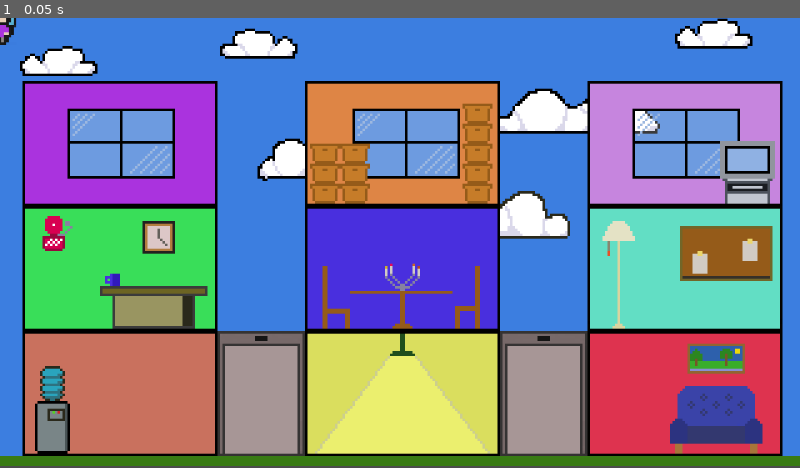
Above: before the commit, frame 1.
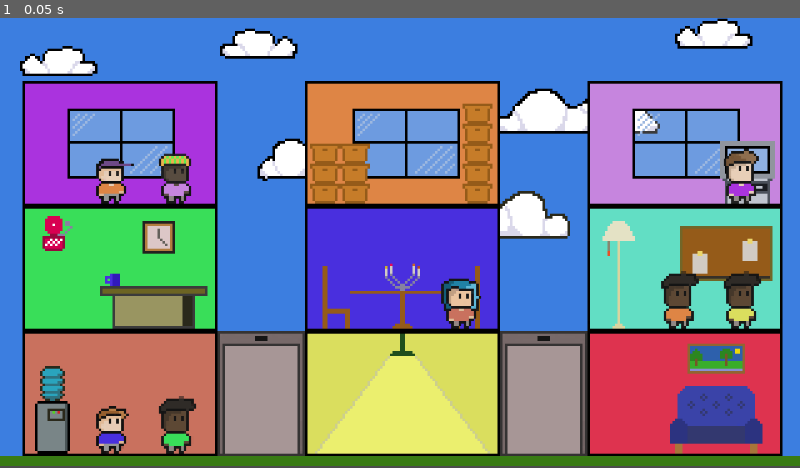
Above: after the commit, the same moment.

Repository: gunarp/gjds-game-jam2
Game: Godot game, scene res://scenes/main.tscn
Same seed, same stepped clock (60 frames per second), same inputs: the game is played once before the commit and once after it.
Inputs:
- Up to frame 1 (0.05 s): no input

The runs differ from the first frame. In frame 1, 3.2% of the frame differs, in the area x 0-96%, y 0-97%.

Commit message:
render passengers in spots

Diff:
--- a/resource/levels/level_1.json
+++ b/resource/levels/level_1.json
@@ -1,5 +1,7 @@
 {
 	"visual_data": {
+		"max_x": 320,
+		"max_y": 180,
 		"side_margin": 9,
 		"floor_margin": 4,
 		"room_width": 78,
--- a/scenes/levels/level_1.tscn
+++ b/scenes/levels/level_1.tscn
@@ -1,11 +1,8 @@
-[gd_scene load_steps=7 format=3 uid="uid://bohsecfy8umiy"]
+[gd_scene load_steps=4 format=3 uid="uid://bohsecfy8umiy"]
 
 [ext_resource type="Script" uid="uid://de6ogvo5ucgl8" path="res://scripts/game/level_state.gd" id="1_x42e6"]
 [ext_resource type="Texture2D" uid="uid://cq0fweks321nv" path="res://resource/assets/art/elevators_4.png" id="2_sk5k4"]
 [ext_resource type="PackedScene" uid="uid://vfhxw5n8bujt" path="res://scenes/game/elevator.tscn" id="4_x42e6"]
-[ext_resource type="Texture2D" uid="uid://dyivma2a2vdr6" path="res://resource/assets/art/char_1.png" id="5_oc4kc"]
-[ext_resource type="Texture2D" uid="uid://46ydo8i2kslm" path="res://resource/assets/art/char_3.png" id="6_s8va5"]
-[ext_resource type="Texture2D" uid="uid://f00d0x72y8dk" path="res://resource/assets/art/char_6.png" id="7_dga24"]
 
 [node name="Level1" type="Node2D"]
 physics_interpolation_mode = 2
@@ -26,26 +23,3 @@
 position = Vector2(200, 126)
 max_height = 2
 kind = 1
-
-[node name="Node2D" type="Node2D" parent="."]
-visible = false
-
-[node name="Sprite2D" type="Sprite2D" parent="Node2D"]
-position = Vector2(258, 564)
-scale = Vector2(6.55043, 6.55043)
-texture = ExtResource("5_oc4kc")
-
-[node name="Sprite2D2" type="Sprite2D" parent="Node2D"]
-position = Vector2(489, 567)
-scale = Vector2(6.55043, 6.55043)
-texture = ExtResource("5_oc4kc")
-
-[node name="Sprite2D3" type="Sprite2D" parent="Node2D"]
-position = Vector2(171, 370)
-scale = Vector2(6.55043, 6.55043)
-texture = ExtResource("6_s8va5")
-
-[node name="Sprite2D4" type="Sprite2D" parent="Node2D"]
-position = Vector2(671, 564)
-scale = Vector2(6.55043, 6.55043)
-texture = ExtResource("7_dga24")
--- a/scripts/game/elevator.gd
+++ b/scripts/game/elevator.gd
@@ -78,6 +78,8 @@
 
 func _push_passenger(p: Passenger) -> void:
   queue_ref.push_passenger(COMMAND.LEFT, p)
+  p.z_index = self.z_index + 1
+  p.position.x = $TextureRect.texture.get_size().x / 2.0
 
 
 func _open_door(open_direction: COMMAND):
--- a/scripts/game/level_state.gd
+++ b/scripts/game/level_state.gd
@@ -33,31 +33,34 @@
   var json_as_text = FileAccess.get_file_as_string(initial_level_json)
   var json_as_dict = JSON.parse_string(json_as_text)
 
+  var max_y = json_as_dict["visual_data"]["max_y"] as int
+  var side_margin = json_as_dict["visual_data"]["side_margin"] as int
+  var floor_margin = json_as_dict["visual_data"]["floor_margin"] as int
+  var elevator_width = json_as_dict["visual_data"]["elevator_width"] as int
+  var room_dims = Vector2(json_as_dict["visual_data"]["room_width"] as int, json_as_dict["visual_data"]["room_height"] as int)
+
   for building in json_as_dict["buildings"]:
     var building_rooms = []
 
-    for floor_num in building:
-      var room_raw = building[floor_num]
+    for floor_id in building:
+      var room_raw = building[floor_id]
       if room_raw["room_id"] as int < 0:
         building_rooms.push_back(-1)
       else:
         # ? Quite a bit of opportunity to clean this up later
-        # ! Need to assign room global position
 
-        # Room anchor point will be top left of room
-        # max_y - floor_margin - n_room * (room_height - 1)
-
-        # need to pass dims into room, which will be used to space the passengers within it
-        var room_dims = Vector2(0, 0)
 
         var room = Room.new(room_raw["room_id"] as int, room_raw["max_size"] as int, room_dims)
-        room.name = "room_" + str(room_raw["room_id"] as int)
+
+        # Position is set to top left corner of room
+        room.position.x = side_margin + (buildings.size() * (room_dims.x + elevator_width))
+        room.position.y = max_y - floor_margin - ((building_rooms.size() + 1) * room_dims.y) - 1
+
         add_child(room)
 
         var initial_passengers: Array[Passenger] = [] as Array[Passenger]
         for p_raw in room_raw["initial_passengers"]:
           var p = Passenger.new_passenger(p_raw["dest_room"] as int, p_raw["sprite_style"] as int)
-          p.name = "passenger_" + str(p.get_instance_id())
           initial_passengers.push_back(p)
 
         for p in initial_passengers:
@@ -65,12 +68,10 @@
 
         building_rooms.push_back(room_raw["room_id"] as int)
 
-      buildings.push_back(building_rooms)
+    buildings.push_back(building_rooms)
 
   $ElevatorLeft.register_opened_handler(elevator_opened)
   $ElevatorRight.register_opened_handler(elevator_opened)
-
-  # print(get_children())
 
 
 func _lookup_room_id(building_id: int, floor_id: int) -> int:
@@ -95,10 +96,10 @@
 # * If return is not null, returns a valid, unparented, potentially shown/unshown Passenger node
 # @param passenger should be either null (no passenger), or valid, unparented, but still shown Passenger node.
 func elevator_opened(elevator_kind: Elevator.KIND, direction: Elevator.COMMAND, floor_number: int, passenger: Passenger) -> Passenger:
-  print("Elevator ", elevator_kind,
-        " opening ", "left" if direction == Elevator.COMMAND.LEFT else "right",
-        " on floor ", floor_number,
-        " passenger ", passenger)
+  # print("Elevator ", elevator_kind,
+  #       " opening ", "left" if direction == Elevator.COMMAND.LEFT else "right",
+  #       " on floor ", floor_number,
+  #       " passenger ", passenger)
 
   # ? Consider refactoring the lookup to a helper function
   var room_ref: Room = null
--- a/scripts/game/passenger.gd
+++ b/scripts/game/passenger.gd
@@ -21,16 +21,21 @@
   var passenger: Passenger = passenger_scene.instantiate()
   passenger.dest_id = dest_room
   passenger.style = sprite_style
+  passenger.name = "passenger_" + str(passenger.get_instance_id())
 
   return passenger
 
 
 func _ready() -> void:
   var sprite_count = style * 9 + translation_arr[dest_id]
-  print(self.get_instance_id(), " ready children: ", get_children(true))
-  print()
+  # print(self.get_instance_id(), " ready children: ", get_children(true))
+  # print()
   var sprite = get_node("Sprite")
   sprite.set_frame(sprite_count)
+
+
+func get_y_offset() -> float:
+  return $Sprite.get_rect().size.y / 2.0
 
 
 func change_dest(dest: Vector2):
--- a/scripts/game/room.gd
+++ b/scripts/game/room.gd
@@ -8,6 +8,11 @@
 var queue_ref: CoolQueue
 var dims: Vector2
 
+# local positions of where to place passengers, spaced evenly over the room width
+# poulated based on the size of the queue and dims
+# ! Could consider doing dynamic spacing of the passengers instead of fixed too
+var render_anchors_x: Array[float]
+
 # may want a flag for when a room is being adjusted,
 # so we don't have two processes writing to the same queue at once?
 enum STATE {IDLE, ADJUSTING}
@@ -16,20 +21,25 @@
   return "room number: " + str(room_number) + ", " + str(get_child_count())
 
 
+func _create_anchor_points(max_size: int) -> void:
+  var anchor_sides: Array = range(1, dims.x - 1, ((dims.x - 2) / max_size))
+
+  for i in range(0, anchor_sides.size() - 1):
+    var x_mean: float = (anchor_sides[i] + anchor_sides[i + 1]) / 2
+    render_anchors_x.push_back(x_mean)
+
+
 func _init(room_num: int, max_size: int, _dims: Vector2):
   room_number = room_num
   dims = _dims
+  name = "room_" + str(room_num)
+  _create_anchor_points(max_size)
 
   queue_ref = CoolQueue.new(max_size)
   add_child(queue_ref)
 
 
 func _ready():
-  pass
-
-
-# not sure if this is relevant to maintaining room queue
-func _process(_delta: float) -> void:
   pass
 
 
@@ -49,9 +59,13 @@
 
 
 func _assign_passenger_positions() -> void:
-  var passengers = queue_ref.get_passengers()
-  # now place passengers in room based on their queue position
-  pass
+  var passenger_dict = queue_ref.get_passengers()
+
+  for pos in passenger_dict:
+    var p = passenger_dict[pos]
+    if p != null:
+      p.position.x = render_anchors_x[pos]
+      p.position.y = dims.y - p.get_y_offset()
 
 
 func is_full() -> bool:
